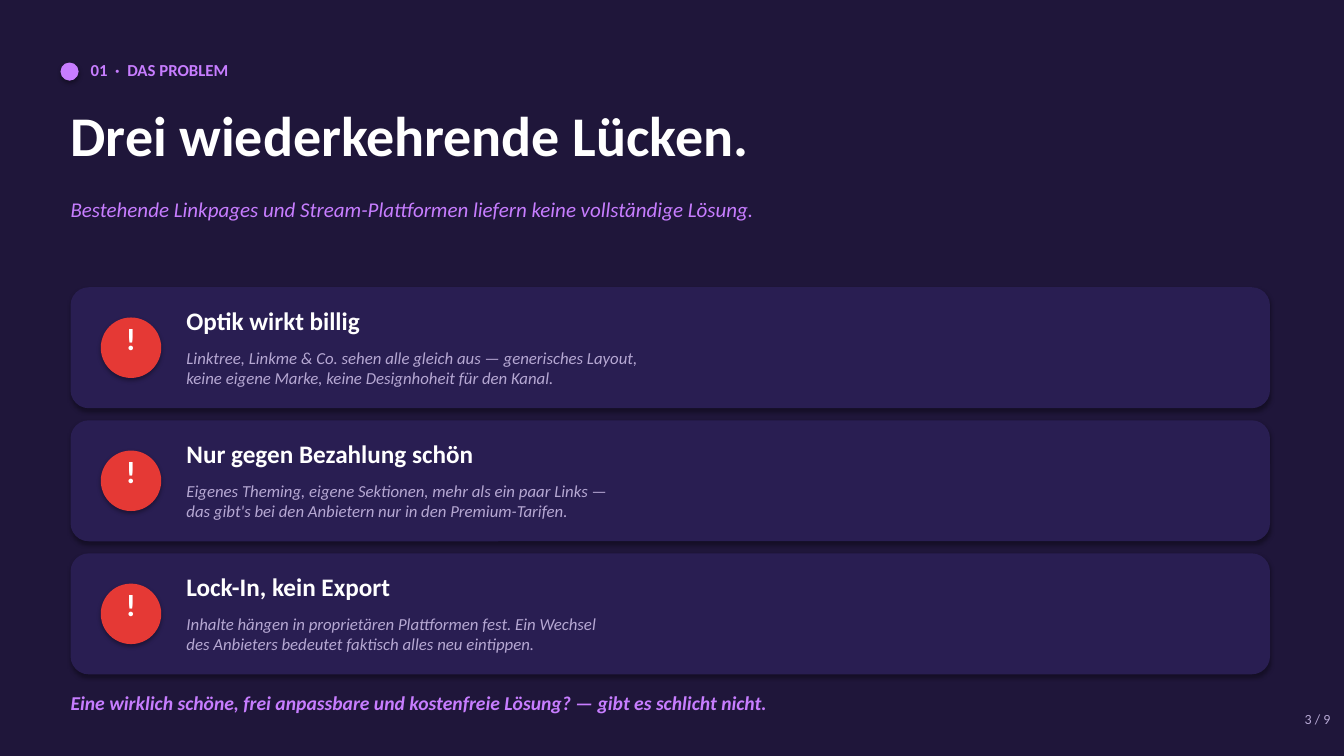
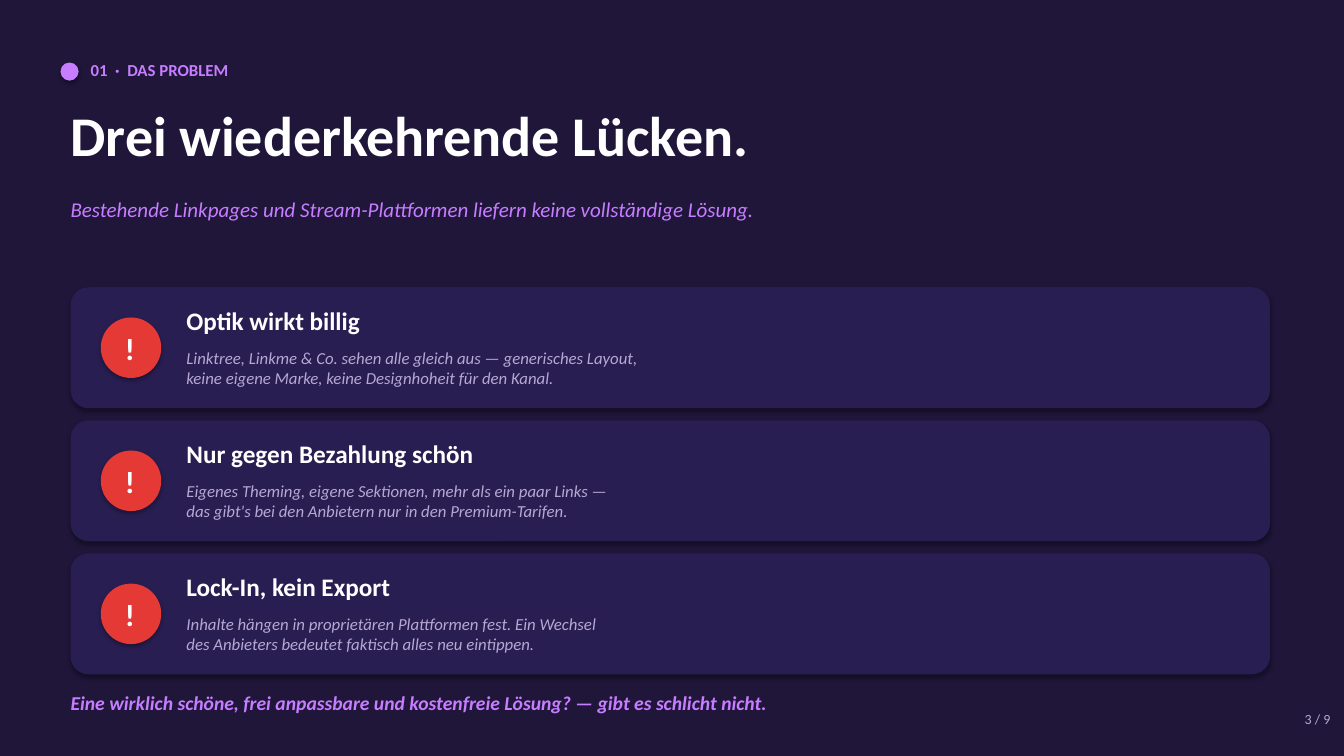
Before and after one commit to Sommer2019/PTP4-landingpage-twitch, a slide deck: slide 3 of _doku/Praesentation_TwitchLandingpage_v3.pptx. Drawn at 1344x756 pixels with LibreOffice and Linux fonts; fonts in the diff are those of the drawing. Boxes give left, top, right and bottom in pixels: in the first picture for what was removed or moved away, otherwise in the second. Text is boxed around its words. In the diff, an @@ line names an element or a change of style, - is before the commit and + after.

```diff
--- a/_doku/Praesentation_TwitchLandingpage_v3.pptx
+++ b/_doku/Praesentation_TwitchLandingpage_v3.pptx
@@ text "!": place and size @@
-text "!" at [101, 320, 161, 380]
+text "!" at [100, 330, 160, 367]
@@ vertical alignment top to middle in 3 elements at [100, 596, 160, 633], [100, 330, 160, 367], [100, 463, 160, 500] @@
@@ text "!": place and size @@
-text "!" at [101, 453, 161, 513]
+text "!" at [100, 463, 160, 500]
@@ text "!": place and size @@
-text "!" at [101, 586, 161, 646]
+text "!" at [100, 596, 160, 633]
```
Also in this commit, not shown: 5 other slides changed, 1 other file.
